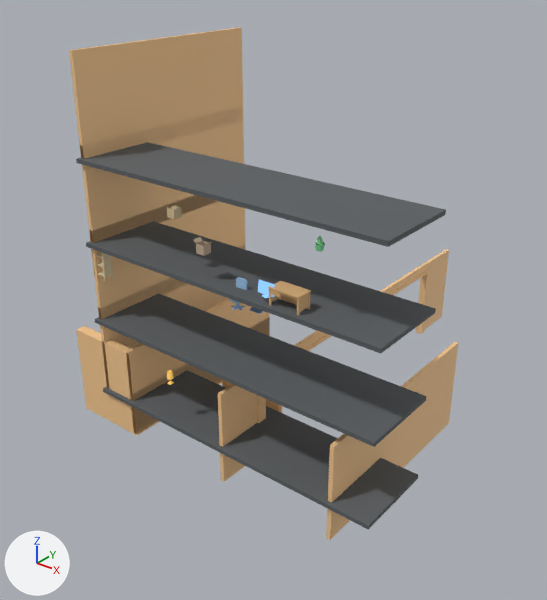
Renders of the glTF model unity/Assets/Art/EarlyGame/cc0-garage-kit/garage-interior-room-kit.glb from each side of a commit.
Before and after are seen from a camera (50 mm lens) standing at (6.87, -5.08, 5.81) and looking at (1.51, 1.61, 1.66). Arrows for +X, +Y and +Z are at lower left; the lights stay in place. The older version comes first. Where no turn or scale is listed for an object, it has been applied to the vertices. Vertices at exactly the same position are counted once.

Names of what the first picture shows: 'kit_floor', 'kit_wall_back', 'kit_wall_corner', 'kit_wall_left', 'prop_box_open', 'prop_desk', 'prop_keyboard', 'prop_plant' and 6 more.
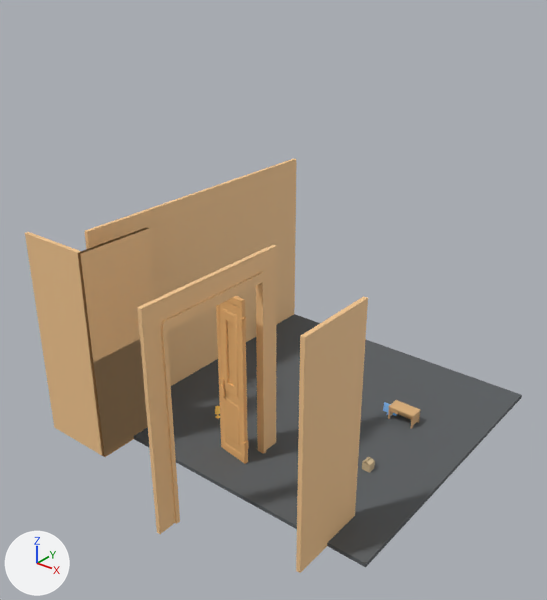
Diff of the bpy script that builds the scene:
```diff
--- a/unity/Assets/Art/EarlyGame/cc0-garage-kit/garage-interior-room-kit.glb.py
+++ b/unity/Assets/Art/EarlyGame/cc0-garage-kit/garage-interior-room-kit.glb.py
@@ me_floor @@
-me_floor.from_pydata(...)  # 80 vertices, 192 faces; spans x -0.5..3.5, y -0.5..0.5, z 0.0..3.05
+me_floor.from_pydata(...)  # 50 vertices, 192 faces; spans x -0.5..3.5, y -0.5..3.5, z 0.0..0.05
+# me_floor part 1: the loose piece of 20 vertices spanning x -0.5..3.5, y -0.5..0.5, z 3.0..3.05 is deleted
+# me_floor part 2: the loose piece of 20 vertices spanning x -0.5..3.5, y -0.5..0.5, z 2.0..2.05 is deleted
+# me_floor part 3: the loose piece of 20 vertices spanning x -0.5..3.5, y -0.5..0.5, z 1.0..1.05 is deleted
+# me_floor part 4: 30 vertices added at x -0.5..3.5, y 1.5..3.5, z 0.0..0.05
 me_floor.materials.append(mat_m_kit_floor_floor_001)
@@ me_wall @@
 # used by ob_kit_wall_back; location = (0.5, 1.4, 0.05); scale = (0.5, 1.35, 0.5)
-me_wall.from_pydata(...)  # 56 vertices, 84 faces; spans x -0.05..6.05, y -1.0..3.0, z 0.0..2.4
+me_wall.from_pydata(...)  # 56 vertices, 84 faces; spans x -0.05..6.05, y -2.0..2.0, z 0.0..2.4
+# me_wall part 5: the loose piece of 40 vertices spanning x 2.9..3.1, y -1.0..3.0, z 0.0..2.4 is moved by (0.0, -1.0, 0.0)
 me_wall.materials.append(mat_m_kit_wall_back_wall_001)
@@ me_wall_002 @@
 # used by ob_kit_wall_left; location = (0.05, 1.4, 0.5); scale = (0.5, 1.35, 0.5)
-me_wall_002.from_pydata(...)  # 32 vertices, 40 faces; spans x -0.05..0.05, y -1.0..1.0, z 0.0..8.4
+me_wall_002.from_pydata(...)  # 20 vertices, 34 faces; spans x -0.05..0.05, y -1.0..7.0, z 0.0..2.4
+# me_wall_002 part 6: the loose piece of 8 vertices spanning x -0.05..0.05, y -1.0..1.0, z 2.0..4.4 is deleted
+# me_wall_002 part 7: the loose piece of 8 vertices spanning x -0.05..0.05, y -1.0..1.0, z 4.0..6.4 is deleted
+# me_wall_002 part 8: the loose piece of 8 vertices spanning x -0.05..0.05, y -1.0..1.0, z 6.0..8.4 is deleted
+# me_wall_002 part 9: 12 vertices added at x -0.05..0.05, y 3.0..7.0, z 0.0..2.4
 me_wall_002.materials.append(mat_m_kit_wall_left_wall_001)
@@ ob_kit_floor @@
 ob_kit_floor = bpy.data.objects.new('kit_floor', me_floor)
-ob_kit_floor.location = (0.5, 0.5, 0.5)
+ob_kit_floor.location = (0.5, 0.5, 0.0)
@@ ob_kit_wall_back @@
 ob_kit_wall_back = bpy.data.objects.new('kit_wall_back', me_wall)
-ob_kit_wall_back.location = (0.5, 1.4, 0.05)
-ob_kit_wall_back.scale = (0.5, 1.35, 0.5)
+ob_kit_wall_back.location = (0.5, 0.03, 0.0)
+ob_kit_wall_back.scale = (0.5, 0.5, 1.12)
@@ ob_kit_wall_left @@
 ob_kit_wall_left = bpy.data.objects.new('kit_wall_left', me_wall_002)
-ob_kit_wall_left.location = (0.05, 1.4, 0.5)
-ob_kit_wall_left.scale = (0.5, 1.35, 0.5)
+ob_kit_wall_left.location = (0.03, 0.5, 0.0)
+ob_kit_wall_left.scale = (0.5, 0.5, 1.12)
@@ ob_kit_wall_corner @@
 ob_kit_wall_corner = bpy.data.objects.new('kit_wall_corner', me_wall_corner)
-ob_kit_wall_corner.location = (0.03, 1.4, 0.03)
-ob_kit_wall_corner.scale = (0.5, 1.35, 0.5)
+ob_kit_wall_corner.location = (0.03, 0.03, 0.0)
+ob_kit_wall_corner.scale = (0.5, 0.5, 1.12)
@@ ob_prop_desk @@
 ob_prop_desk = bpy.data.objects.new('prop_desk', me_mesh_desk)
-ob_prop_desk.location = (2.7, 0.06, 2.55)
+ob_prop_desk.location = (2.85, 2.35, 0.05)
@@ ob_prop_keyboard @@
-ob_prop_keyboard = bpy.data.objects.new('prop_keyboard', me_mesh_computerkeyboard)
@@ ob_prop_box_open @@
-ob_prop_box_open = bpy.data.objects.new('prop_box_open', me_mesh_cardboardboxopen)
@@ ob_prop_plant @@
-ob_prop_plant = bpy.data.objects.new('prop_plant', me_mesh_plantsmall1)
```

Changed parts and their boxes (x1, y1, x2, y2) in the pictures (547 x 600 px; the box of a moved part takes in the faces that stretch with it):
'kit_floor', reshaped, moved (35% shorter): before (76, 142, 446, 530); after (134, 314, 522, 567)
'kit_wall_back', reshaped, moved, rescaled (13% narrower, 18% taller): before (126, 249, 458, 540); after (78, 229, 368, 573)
'kit_wall_left', reshaped, moved, rescaled: before (69, 27, 246, 387); after (85, 159, 296, 386)
'kit_wall_corner', moved, rescaled: before (76, 326, 222, 436); after (25, 227, 149, 457)
'prop_desk', moved: before (268, 281, 311, 315); after (388, 400, 421, 428)
'prop_box_open', deleted: before (193, 237, 211, 256)
'prop_plant', deleted: before (315, 236, 325, 252)
'prop_keyboard', deleted: before (249, 307, 264, 314)
part 1 of me_floor, deleted: before (76, 142, 446, 247)
part 2 of me_floor, deleted: before (86, 221, 436, 353)
part 3 of me_floor, deleted: before (95, 293, 427, 447)
part 4 of me_floor, added: after (171, 314, 522, 514)
part 5 of me_wall, moved or reshaped: before (218, 249, 449, 482); after (137, 245, 277, 534)
part 6 of me_wall_002, deleted (beige): before (89, 201, 246, 319)
part 7 of me_wall_002, deleted (beige): before (80, 106, 244, 243)
part 8 of me_wall_002, deleted (beige): before (69, 27, 243, 158)
part 9 of me_wall_002, added (beige): after (149, 159, 296, 386)
'kit_roll_door', unchanged, uncovered by the edit: before (222, 379, 282, 413); after (216, 296, 249, 464)
